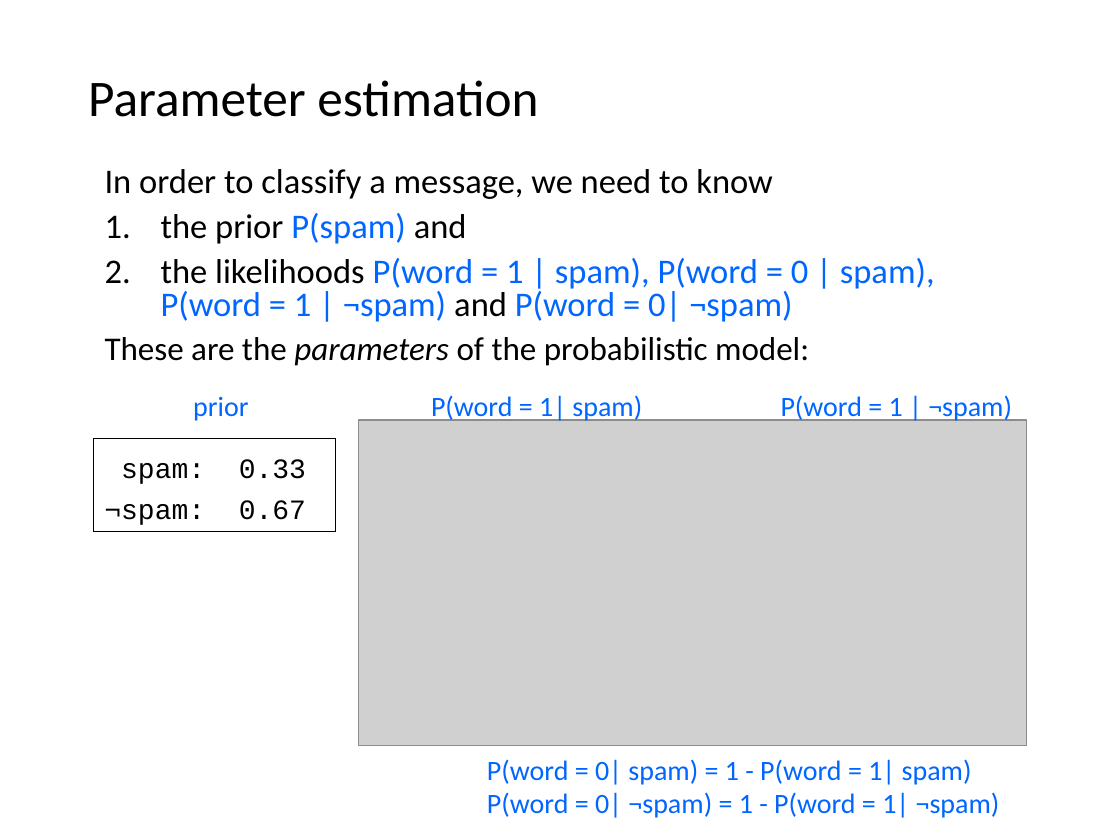
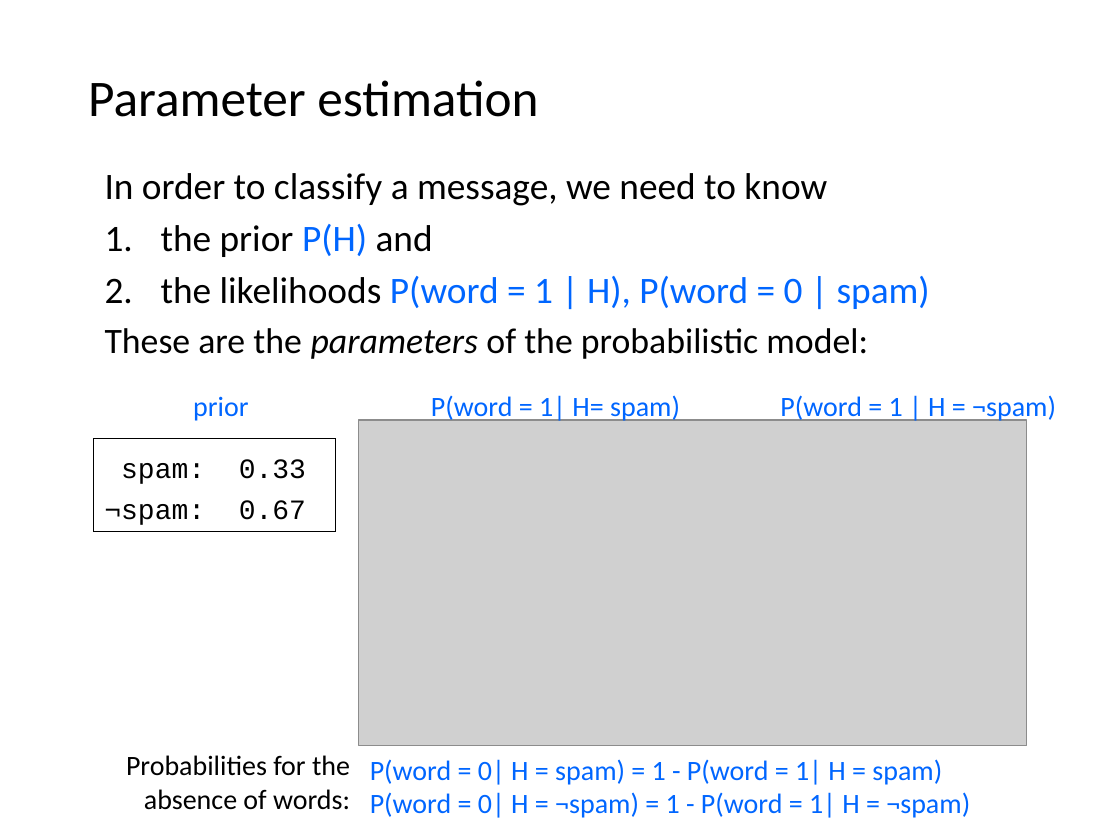
Before and after one commit to mhahsler/CS7320-AI, a slide deck: slide 43 of slides/12_uncertainty.pptx. Drawn at 1120x840 pixels with LibreOffice and Linux fonts; fonts in the diff are those of the drawing; grey boxes stand for pictures. Boxes give left, top, right and bottom in pixels: in the first picture for what was removed or moved away, otherwise in the second. Text is boxed around its words. In the diff, an @@ line names an element or a change of style, - is before the commit and + after.

```diff
--- a/slides/12_uncertainty.pptx
+++ b/slides/12_uncertainty.pptx
@@ text at bbox=[105, 173, 868, 359]: size 22.2 to 24 pt in "In order to classify a message, we ..."; size 21.3 to 23 pt in "These are the parameters of the probabilistic ..."; line spacing 0.8 to 0.9 @@
@@ text at bbox=[161, 224, 930, 309]: text changed; size 22.2 to 24 pt @@
-1. the prior P(spam) and
-2. the likelihoods P(word = 1 | spam), P(word = 0 | spam), P(word = 1 | ¬spam) and P(word = 0| ¬spam)
+1. the prior P(H) and
+2. the likelihoods P(word = 1 | H), P(word = 0 | spam)
@@ text at bbox=[431, 395, 680, 422]: text changed @@
-P(word = 1| spam)
+P(word = 1| H= spam)
@@ text at bbox=[780, 395, 1056, 422]: text changed @@
-P(word = 1 | ¬spam)
+P(word = 1 | H = ¬spam)
@@ text added at bbox=[126, 755, 350, 810], 18 pt, text #000000 @@
+Probabilities for the absence of words:
@@ text at bbox=[370, 759, 970, 818]: text changed @@
-P(word = 0| spam) = 1 - P(word = 1| spam)
-P(word = 0| ¬spam) = 1 - P(word = 1| ¬spam)
+P(word = 0| H = spam) = 1 - P(word = 1| H = spam)
+P(word = 0| H = ¬spam) = 1 - P(word = 1| H = ¬spam)
```
Also in this commit, not shown: 14 other slides changed, 1 other file.
